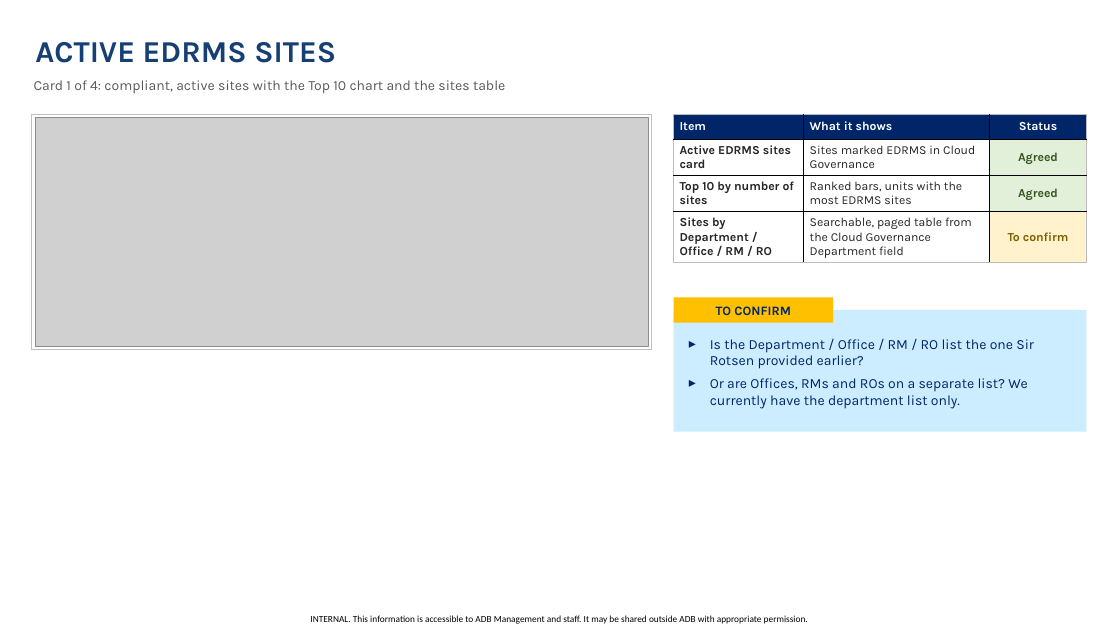
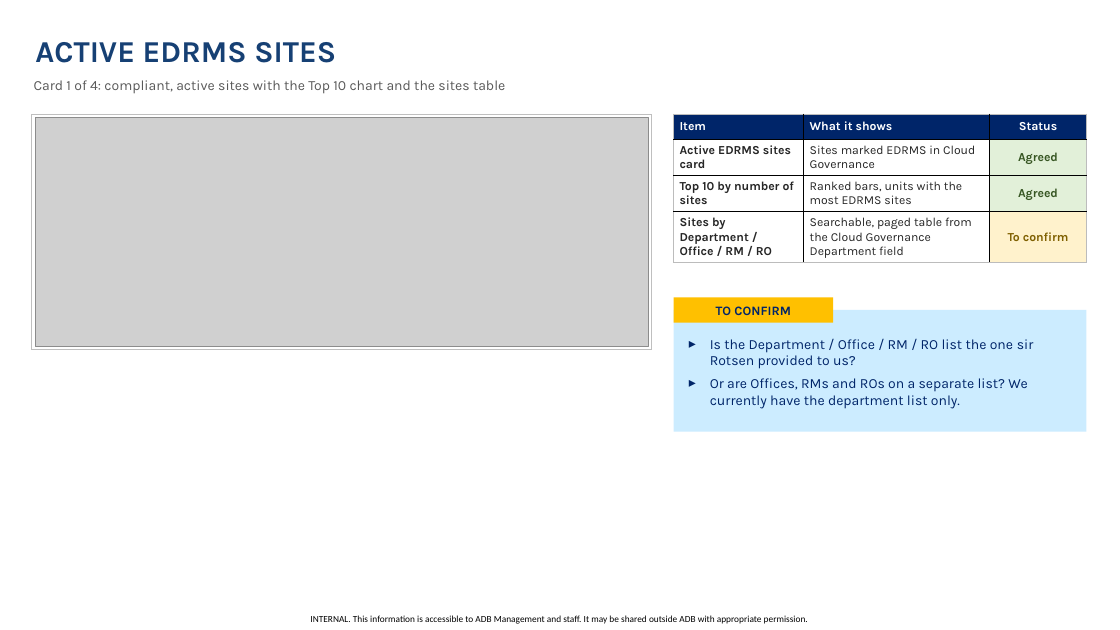
Before and after one commit to perezfiles01-droid/Jim, a slide deck: slide 7 of EDRMS_R2026.4_Requirements_Reconfirmation.pptx. Drawn at 1120x630 pixels with LibreOffice and Linux fonts; fonts in the diff are those of the drawing; grey boxes stand for pictures; background and template pictures are left out. Boxes give left, top, right and bottom in pixels: in the first picture for what was removed or moved away, otherwise in the second. Text is boxed around its words. In the diff, an @@ line names an element or a change of style, - is before the commit and + after.

```diff
--- a/EDRMS_R2026.4_Requirements_Reconfirmation.pptx
+++ b/EDRMS_R2026.4_Requirements_Reconfirmation.pptx
@@ text at [710,339,1034,369]: text changed @@
-▸ Is the Department / Office / RM / RO list the one Sir Rotsen provided earlier?
+▸ Is the Department / Office / RM / RO list the one sir Rotsen provided to us?
```
Also in this commit, not shown: 18 other slides changed, 1 slide added, 2 slides removed, 1 other file.
